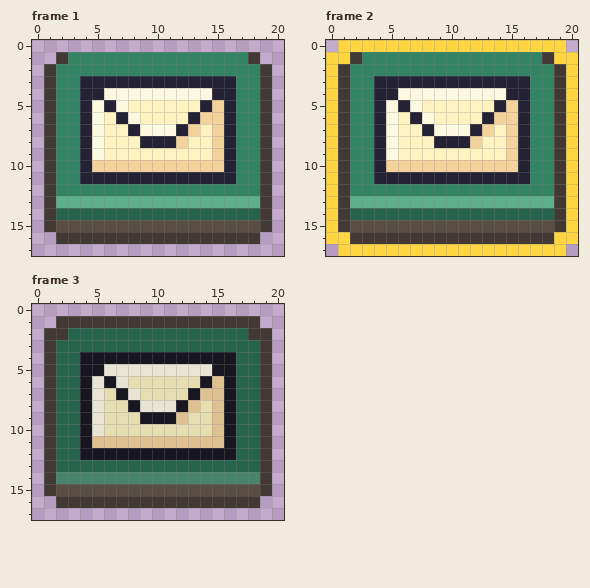
File history of a pixel-art file, sprites/buttons/invite_button.aseprite. That is the earlier state.
21x18 pixels, 3 frames. Colours within 5 levels of each other are drawn and written as one. Shown: frame 1, frame 2, frame 3.
Once edited:
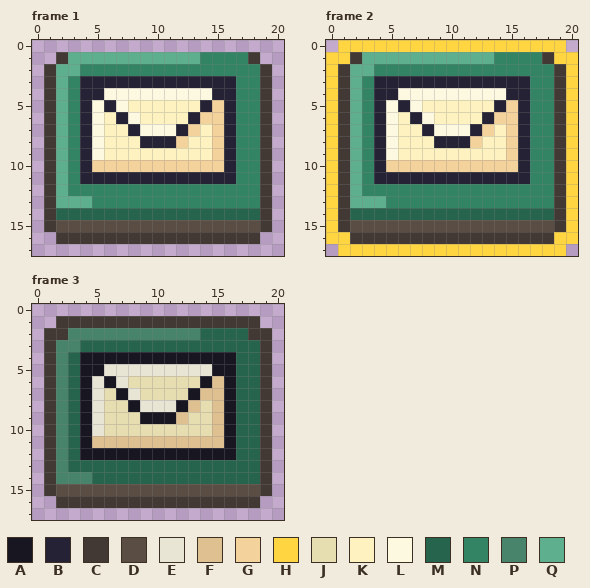
Palette (. is transparent): A #171621  B #242234  C #423934  D #5a4e44  E #e8e5d5  F #dec091  G #f4d29c  H #ffd541  J #e6ddb0  K #fef3c0  L #fdf8e0  M #27644d  N #328464  P #47846b  Q #5daf8d
Edits made:
Frame 1, layer "Layer 2":
The edit turns colour Q into colour N in row 13 at x 5 to 18.
The edit turns colour N into colour Q in row 1 at x 3 to 13; in row 2 at x 2 to 3; in rows 3 to 12 at x 2.
Frame 2, layer "Layer 2": the same change as frame 1
Frame 3, layer "Layer 2":
The edit turns colour P into colour M in row 14 at x 5 to 18.
The edit turns colour M into colour P in row 2 at x 3 to 13; in row 3 at x 2 to 3; in rows 4 to 13 at x 2.
